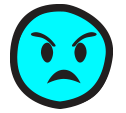
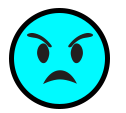
Layers edited between the first and the second 126px x 113px image:
painted on "Vector Smart Object" over [9, 4, 113, 109]
added layer "Ellipse 1" over [9, 8, 110, 109]
